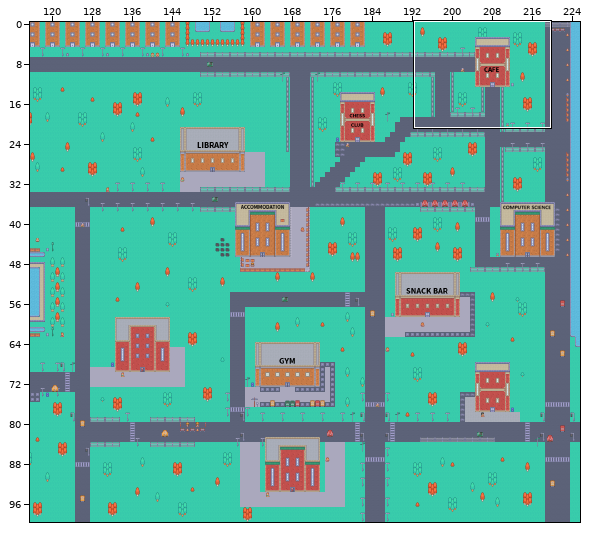
Tiled map: assets/MapRelated/gamemap.tmx. Above, an overview of the earlier version with the close-up marked.
Close-up. Old version:
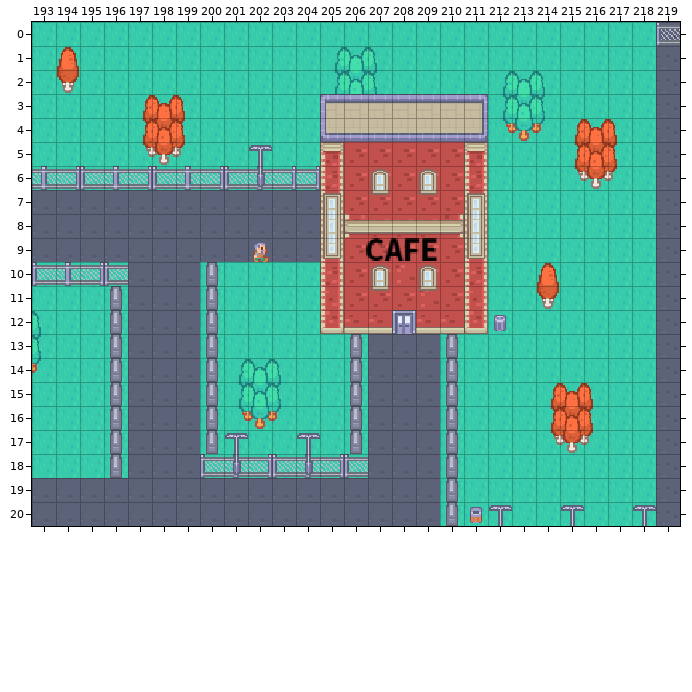
Cells are 16x16 px. Shown: x 193..219, y 0..20. The commit also changed other parts of the map, which this record leaves out.
After:
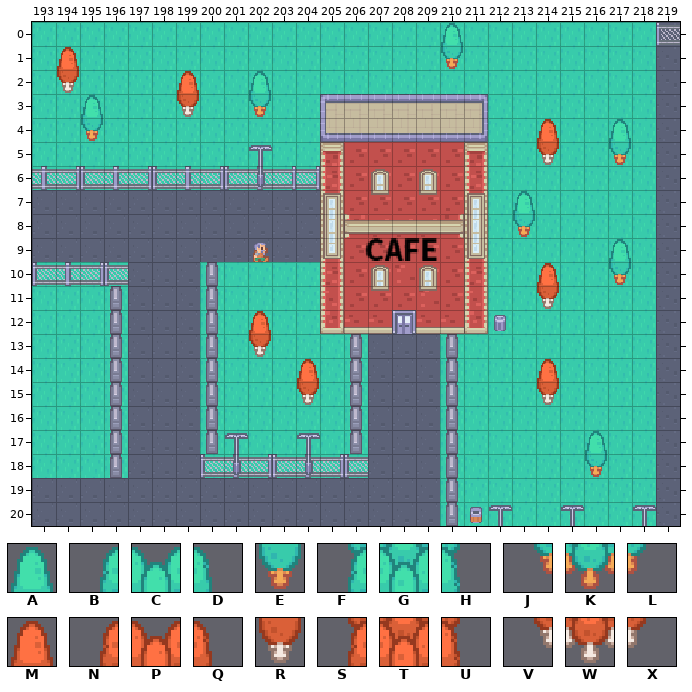
Key: from "kenny-tilemap": A 232, B 234, C 235, D 236, E 259, F 261, G 262, H 263, J 288, K 289, L 290, M 313, N 315, P 316, Q 317, R 340, S 342, T 343, U 344, V 369, W 370, X 371.
_ is an empty cell.
Tiles replaced or removed in this view: B, C, D, F, G, H, J, K, L, N, P, Q, S, T, U, V, W, X.
Changes in this commit:
Changed rows in their new state; . is an unchanged cell.
Layer "Props":
first column x 193:
 0 .................A.......
 1 ............___..E.......
 2 ......M..A..___....___...
 3 ..A.__R..E.........___...
 4 ..E.___............__M__A
 5 ....___..............R__E
 6 ......................___
 7 ....................A....
 8 ....................E....
 9 ........................A
10 ........................E
12 _........M...............
13 _........R...............
14 _.......___M.........M...
15 ........___R.........R__.
16 ........___..........___.
17 .....................__A.
18 .......................E.
